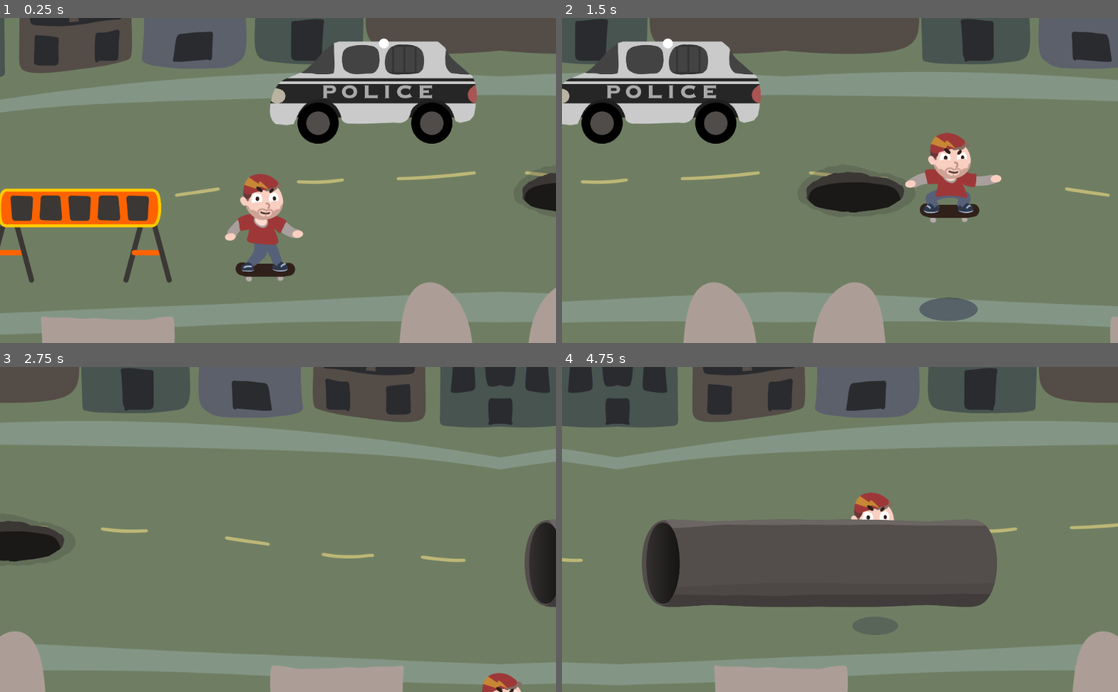
Above: before the commit, frames 1-4 (two rows, left to right).
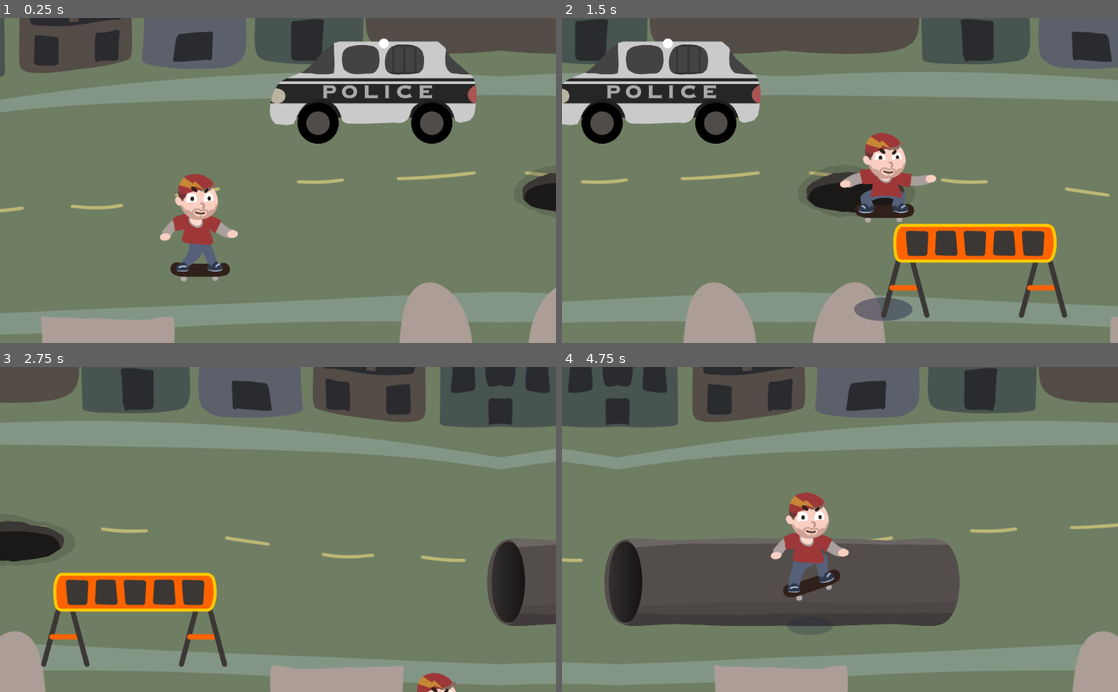
Above: after the commit, the same moments.

Repository: proximadams/The-Radical-Adventures-of-Chris-Pointon
Game: Godot game, scene res://scenes/Level.tscn
Same seed, same stepped clock (60 frames per second), same inputs: the game is played once before the commit and once after it.
Inputs:
- Up to frame 1 (0.25 s): no input
- Up to frame 2 (1.5 s): hold D (move_right) 0.53-1.28 s; hold Down (shift_crouch) 0.53-1.28 s; tap Up (shift_jump) at 0.77 s; hold S (move_down) from 1.28 s (still down); tap Down (shift_crouch) at 1.35 s
- Up to frame 3 (2.75 s): tap Up (shift_jump) at 1.52 s; release S (move_down) at 2.03 s; hold D (move_right) from 2.03 s (still down); hold Down (shift_crouch) from 2.03 s (still down)
- Up to frame 4 (4.75 s): release D (move_right) at 2.78 s; release Down (shift_crouch) at 2.78 s; hold W (move_up) 2.78-3.53 s; tap Down (shift_crouch) at 2.85, 4.35 s; tap Up (shift_jump) at 3.02, 3.77, 4.52 s; hold Down (shift_crouch) 3.53-4.28 s; hold A (move_left) from 3.53 s (still down)

The runs differ from the first frame. In frame 1, 8.7% of the frame differs, in the area x 0-55%, y 47-82%; in frame 2, 9.5%; in frame 3, 8.1%; in frame 4, 13%, in the area x 7-79%, y 38-83%.

Commit message:
adjust z index depending on player y position

Diff:
--- /dev/null
+++ b/code/SpriteAdjustZ.gd
@@ -0,0 +1,11 @@
+extends Node2D
+
+onready var player = get_tree().get_root().find_node('Player', true, false)
+
+export var offsetY := 50.0
+
+func _process(_delta: float) -> void:
+	if player.global_position.y < global_position.y + offsetY:
+		z_index = 3
+	else:
+		z_index = 0
--- a/scenes/Level.tscn
+++ b/scenes/Level.tscn
@@ -1,5 +1,6 @@
-[gd_scene load_steps=39 format=2]
-
+[gd_scene load_steps=40 format=2]
+
+[ext_resource path="res://code/SpriteAdjustZ.gd" type="Script" id=1]
 [ext_resource path="res://code/Player.gd" type="Script" id=2]
 [ext_resource path="res://images/chris/Shadow.png" type="Texture" id=3]
 [ext_resource path="res://images/environment/Background_Mock.png" type="Texture" id=4]
@@ -622,6 +623,54 @@
 "update": 1,
 "values": [ 0, 1, 0, 1, 0, 1 ]
 }
+tracks/4/type = "value"
+tracks/4/path = NodePath("ChrisHolder:position")
+tracks/4/interp = 1
+tracks/4/loop_wrap = true
+tracks/4/imported = false
+tracks/4/enabled = true
+tracks/4/keys = {
+"times": PoolRealArray( 0 ),
+"transitions": PoolRealArray( 1 ),
+"update": 0,
+"values": [ Vector2( 0, 0 ) ]
+}
+tracks/5/type = "value"
+tracks/5/path = NodePath("ChrisHolder/Skateboard:position")
+tracks/5/interp = 1
+tracks/5/loop_wrap = true
+tracks/5/imported = false
+tracks/5/enabled = true
+tracks/5/keys = {
+"times": PoolRealArray( 0 ),
+"transitions": PoolRealArray( 1 ),
+"update": 0,
+"values": [ Vector2( -16, -198 ) ]
+}
+tracks/6/type = "value"
+tracks/6/path = NodePath("ChrisHolder/Legs:position")
+tracks/6/interp = 1
+tracks/6/loop_wrap = true
+tracks/6/imported = false
+tracks/6/enabled = true
+tracks/6/keys = {
+"times": PoolRealArray( 0 ),
+"transitions": PoolRealArray( 1 ),
+"update": 0,
+"values": [ Vector2( -16, -198 ) ]
+}
+tracks/7/type = "value"
+tracks/7/path = NodePath("ChrisHolder/Upper:position")
+tracks/7/interp = 1
+tracks/7/loop_wrap = true
+tracks/7/imported = false
+tracks/7/enabled = true
+tracks/7/keys = {
+"times": PoolRealArray( 0 ),
+"transitions": PoolRealArray( 1 ),
+"update": 0,
+"values": [ Vector2( -16, -198 ) ]
+}
 
 [sub_resource type="Animation" id=19]
 resource_name = "jump_high"
@@ -1451,11 +1500,13 @@
 texture = ExtResource( 7 )
 
 [node name="Barricade" type="Node2D" parent="Background/Group1"]
-position = Vector2( 239, 406 )
+position = Vector2( 1365, 471 )
 scale = Vector2( 0.5, 0.5 )
 
 [node name="Sprite" type="Sprite" parent="Background/Group1/Barricade"]
 texture = ExtResource( 5 )
+script = ExtResource( 1 )
+offsetY = 80.0
 
 [node name="Area2D" type="Area2D" parent="Background/Group1/Barricade"]
 script = ExtResource( 13 )
@@ -1493,19 +1544,22 @@
 texture = ExtResource( 4 )
 flip_h = true
 
+[node name="PipeBack" type="Sprite" parent="Background/Group2"]
+position = Vector2( 278, 412 )
+scale = Vector2( 0.35, 0.35 )
+texture = ExtResource( 6 )
+
+[node name="PipeFront" type="Sprite" parent="Background/Group2/PipeBack"]
+position = Vector2( -0.000244141, 0 )
+z_index = 3
+texture = ExtResource( 8 )
+script = ExtResource( 1 )
+offsetY = 70.0
+
 [node name="Ramp" type="Sprite" parent="Background/Group2"]
 position = Vector2( 1251, 174 )
 scale = Vector2( 0.5, 0.5 )
 texture = ExtResource( 10 )
-
-[node name="PipeBack" type="Sprite" parent="Background/Group2"]
-position = Vector2( 347, 377 )
-scale = Vector2( 0.35, 0.35 )
-texture = ExtResource( 6 )
-
-[node name="PipeFront" type="Sprite" parent="Background/Group2/PipeBack"]
-z_index = 3
-texture = ExtResource( 8 )
 
 [node name="AnimationPlayer" type="AnimationPlayer" parent="Background"]
 autoplay = "move"
@@ -1514,7 +1568,7 @@
 anims/move = SubResource( 9 )
 
 [node name="Player" type="Node2D" parent="."]
-position = Vector2( 487, 486 )
+position = Vector2( 367, 486 )
 scale = Vector2( 0.5, 0.5 )
 script = ExtResource( 2 )
 
Not shown, changed: images/.DS_Store
